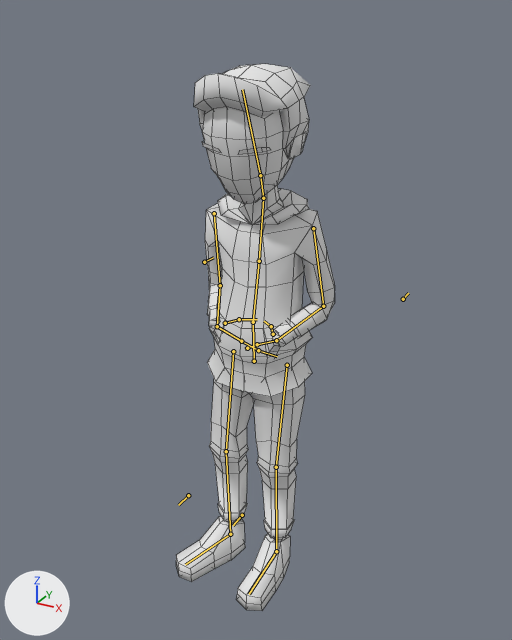
The Blender file Turn Based Game/Assets/Assets/hero.blend: old version first, new version second.
Before and after are seen from a 50 mm camera at (10.24, -18.96, 10.86) aimed at (-0.19, 0.0, 1.38). The lights are fixed; the arrows at lower left show +X, +Y and +Z. Both versions are drawn at frame 24 of the action 'Idle'; the numbers are the values there. The bones that bend it are drawn over the model as lines. Mesh edges are drawn as thin lines.

The first picture shows 'hero'.
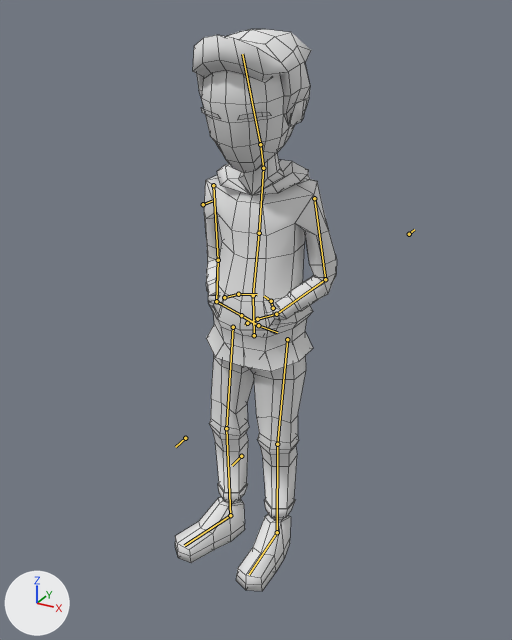
The edits, one by one:
Bone 'hip' (bone_hip) moves from (0.0, 0.1, 0.14) to (0.0, 1.03, 0.11).
Bone 'palmIK.l' (bone_palmik_l) moves from (2.63, -5.27, 1.42) to (1.73, -5.27, 1.43).
Bone 'footIK.l' (bone_footik_l) moves from (-0.37, -0.01, -0.12) to (-0.37, -0.12, -1.02).
Bone 'shoulder.l.001' (bone_shoulder_l_001) moves from (-0.3, 0.11, -2.28) to (-0.3, 0.11, -0.03).
Bone 'palmIK.r' (bone_palmik_r) moves from (-2.63, -5.27, 1.42) to (-1.73, -5.27, 1.43).
Bone 'footIK.r' (bone_footik_r) moves from (-0.35, -0.01, -0.12) to (-0.35, -0.12, -1.02).
Bone 'shoulder.r.001' (bone_shoulder_r_001) moves from (0.3, 0.11, -2.28) to (0.3, 0.11, -0.03).

Where the change shows, as pixel boxes (x1, y1, x2, y2) in the pictures (512 x 640 px):
'hero', posed: before (176, 64, 335, 611); after (175, 29, 337, 591)
bone 'hip', root to tip: before (254, 361) to (253, 322); after (254, 335) to (253, 295)
bone 'palmIK.l', root to tip: before (276, 340) to (257, 344); after (276, 314) to (257, 319)
bone 'footIK.l', root to tip: before (276, 551) to (249, 594); after (277, 532) to (249, 574)
bone 'shoulder.l.001', root to tip: before (403, 299) to (408, 293); after (409, 234) to (414, 229)
bone 'palmIK.r', root to tip: before (217, 326) to (241, 341); after (216, 301) to (241, 315)
bone 'footIK.r', root to tip: before (230, 534) to (185, 564); after (230, 515) to (184, 545)
bone 'shoulder.r.001', root to tip: before (204, 262) to (213, 257); after (203, 204) to (212, 201)
